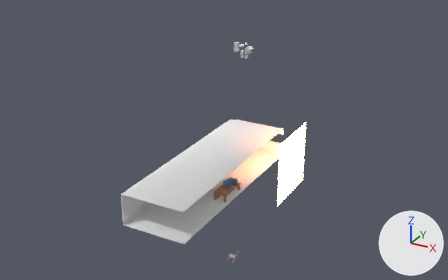
A saved change to the Blender file Assets/Resources/Models/Shelby_Room_v3.blend.
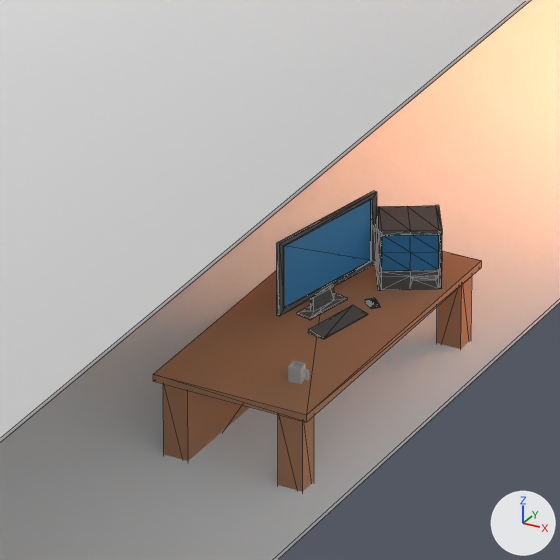
The first picture shows the older version from a camera (50 mm lens) standing at (14.3, -27.1, 16.3) and looking at (-5.3, 8.4, -1.5). The close-ups show both versions on the part from 45% to 55% of the width and 57% to 74% of the height of that picture; other places that the commit changed are outside them. The lights are fixed; the arrows at lower right show +X, +Y and +Z. The close-ups show mesh edges as thin lines.

In view in the first close-up: 'geo_grp_desk', 'geo_grp_monitor', 'geo_grp_monitor.001', 'geo_grp_room', 'geo_grp_small_monitor', 'geo_grp_small_monitor.001'.
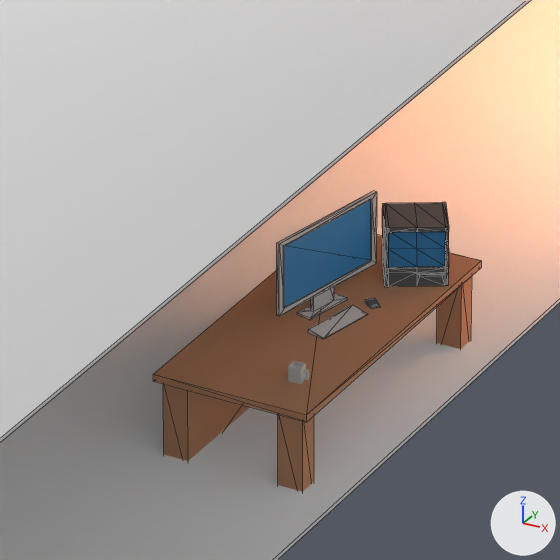
Changed parts and their boxes (x1, y1, x2, y2) in the close-ups (560 x 560 px):
'geo_grp_small_monitor', moved
    before: (375, 205, 442, 290)
    after: (382, 202, 449, 287)
'geo_grp_monitor', recoloured
    both: (277, 191, 380, 339)
'geo_grp_small_monitor.001', moved
    before: (382, 235, 439, 271)
    after: (388, 232, 446, 268)

Patch to the scene script:
```diff
--- a/Assets/Resources/Models/Shelby_Room_v3.blend.py
+++ b/Assets/Resources/Models/Shelby_Room_v3.blend.py
@@ mat_display1 @@
 mat_display1 = diffuse_material('Display1')
-mat_display1.base_color = (0.141, 0.141, 0.141)  # dark grey #696969
+mat_display1.base_color = (0.584, 0.584, 0.584)  # light grey #c9c9c9
 mat_display1.roughness = 0.859
@@ ob_geo_grp_small_monitor @@
 ob_geo_grp_small_monitor = bpy.data.objects.new('geo_grp_small_monitor', me_mesh_005)
-ob_geo_grp_small_monitor.location = (-0.21, 0.466, 0.063)
+ob_geo_grp_small_monitor.location = (-0.197, 0.512, 0.063)
 ob_geo_grp_small_monitor.rotation_euler = (0.0, 0.0, -0.247)  # degrees (0, 0, -14)
@@ ob_geo_grp_small_monitor_001 @@
 ob_geo_grp_small_monitor_001 = bpy.data.objects.new('geo_grp_small_monitor.001', me_mesh_009)
-ob_geo_grp_small_monitor_001.location = (-0.21, 0.466, 0.063)
+ob_geo_grp_small_monitor_001.location = (-0.197, 0.512, 0.063)
 ob_geo_grp_small_monitor_001.rotation_euler = (0.0, 0.0, -0.247)  # degrees (0, 0, -14)
```
